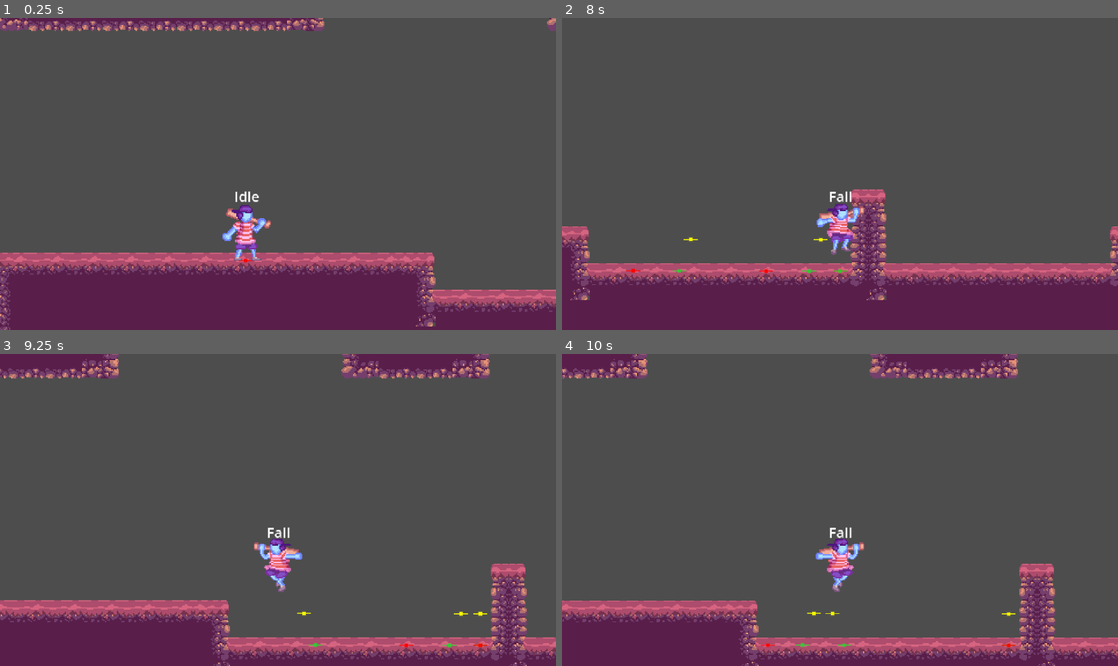
Above: before the commit, frames 1-4 (two rows, left to right).
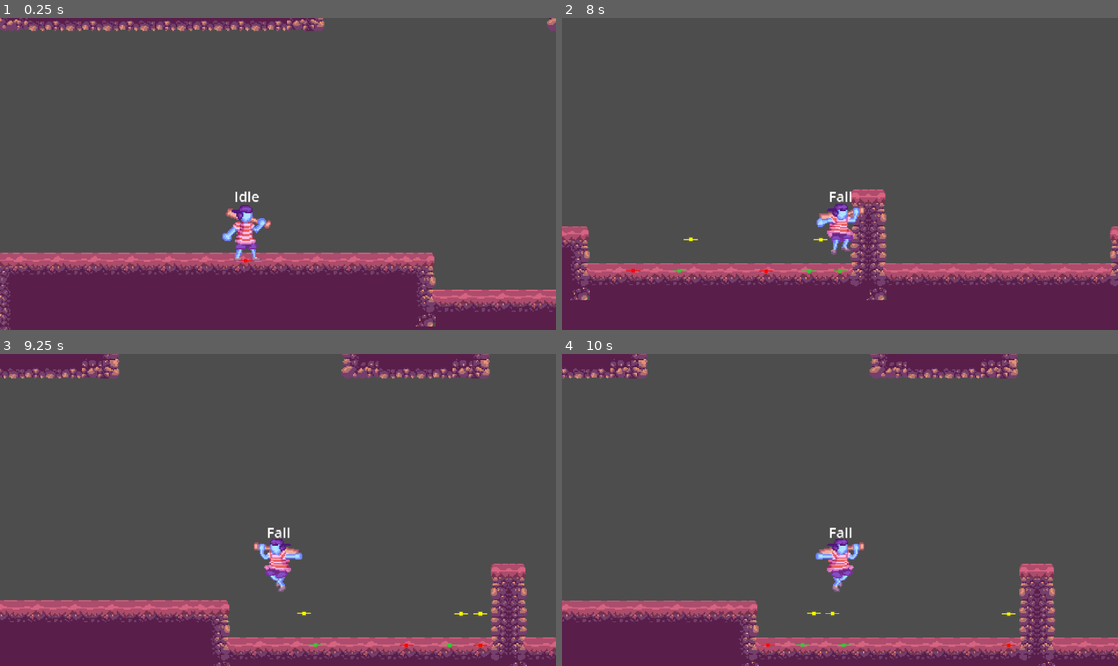
Above: after the commit, the same moments.

Repository: Sheftantor/metroidvania-proto
Game: Godot game, scene res://World/Rooms/002_Cave.tscn
Same seed, same stepped clock (60 frames per second), same inputs: the game is played once before the commit and once after it. This scene is started directly instead of the project's main scene.
Inputs:
- Up to frame 1 (0.25 s): no input
- Up to frame 2 (8 s): tap Enter at 0.5 s; hold Q (attack) 0.53-1.28 s; hold D (right) 0.53-2.03 s; tap Space (jump) at 0.77, 1.52, 3.02, 3.77, 4.52, 6.02, 6.77, 7.52 s; tap Q (attack) every 1.5 s from 1.35 to 7.35 s; hold Q (attack) 2.03-2.78 s; hold A (left) 2.03-4.28 s; hold Q (attack) 3.53-4.28 s; hold D (right) from 4.28 s (still down); hold Q (attack) 5.03-5.78 s; hold Q (attack) 6.53-7.28 s
- Up to frame 3 (9.25 s): release D (right) at 8.03 s; hold Q (attack) 8.03-8.78 s; hold A (left) from 8.03 s (still down); tap Q (attack) at 8.85 s; tap Space (jump) at 9.02 s
- Up to frame 4 (10 s): release A (left) at 9.53 s; hold D (right) from 9.53 s (still down); hold Q (attack) from 9.53 s (still down); tap Space (jump) at 9.77 s

Frames 1-2 are identical in both runs. In frame 3, 0.1% of the frame differs, in the area x 1-94%, y 0-100%; in frame 4, less than 0.1%.

Commit message:
Simple location Error

Diff:
--- a/World/Level_Transition/Scenes/Level_Transition.tscn
+++ b/World/Level_Transition/Scenes/Level_Transition.tscn
@@ -8,8 +8,10 @@
 [node name="LevelTransition" type="Node2D"]
 script = ExtResource("1_x5gtj")
 size = 1
+location = 3
 
 [node name="Area2D" type="Area2D" parent="."]
+scale = Vector2(1, -1)
 collision_layer = 0
 collision_mask = 4
 monitorable = false
--- a/World/Level_Transition/level_transition.gd
+++ b/World/Level_Transition/level_transition.gd
@@ -11,7 +11,7 @@
 
 @export var location : SIDE = SIDE.LEFT :
 	set( value ):
-		size = value
+		location = value
 		apply_area_settings()
 
 @export_file ( "*.tscn" ) var target_level : String = ""
